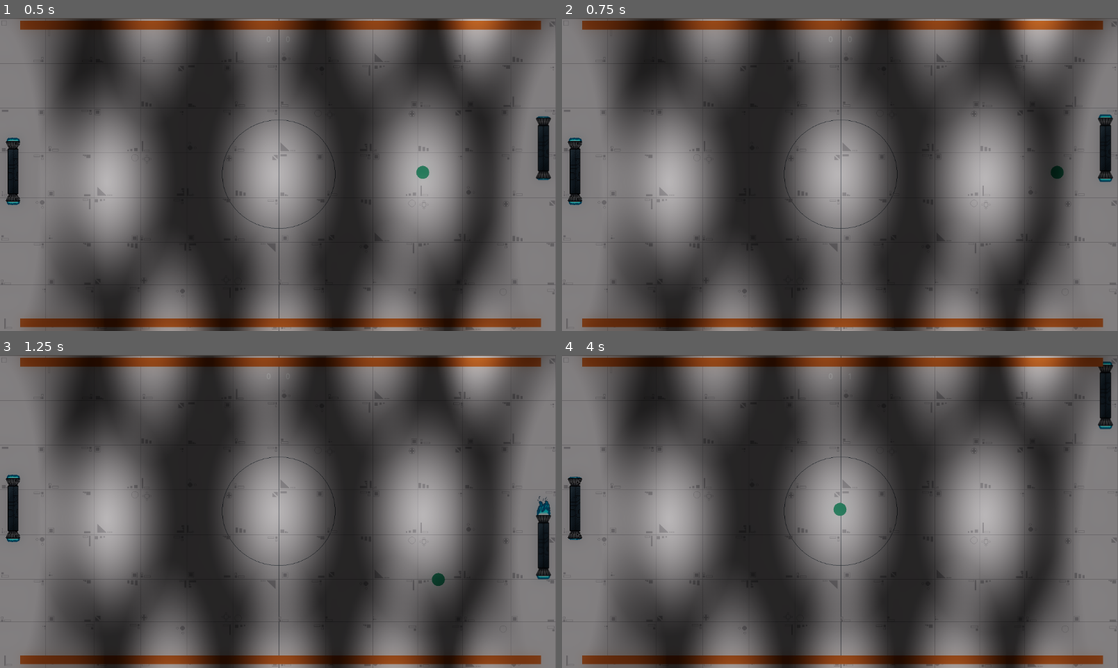
Above: before the commit, frames 1-4 (two rows, left to right).
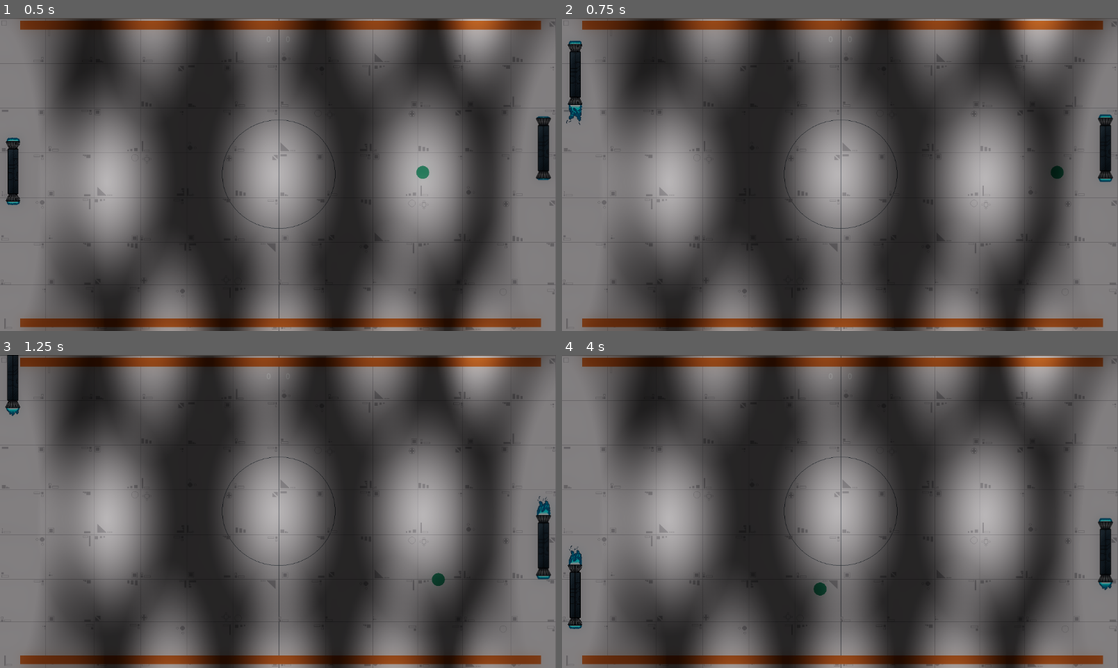
Above: after the commit, the same moments.

Repository: PestoxGames/pong_clone
Game: Godot game, scene res://Scenes/Level/main.tscn
Same seed, same stepped clock (60 frames per second), same inputs: the game is played once before the commit and once after it.
Inputs:
- Up to frame 1 (0.5 s): no input
- Up to frame 2 (0.75 s): hold W (up) from 0.53 s (still down)
- Up to frame 3 (1.25 s): keep holding W (up)
- Up to frame 4 (4 s): release W (up) at 1.28 s; hold S (down) 1.28-2.03 s; hold W (up) 2.03-3.53 s; hold S (down) from 3.53 s (still down)

Frame 1 is identical in both runs. In frame 2, 1.0% of the frame differs, in the area x 0-4%, y 7-60%; in frame 3, 0.9%; in frame 4, 2.1%, in the area x 1-100%, y 2-88%.
Error before the commit: Parse Error: Expected indented block after "if" block. (res://Scenes/Paddle/paddle.gd:24)

Commit message:
Fix indentation

Diff:
--- a/Scenes/Paddle/paddle.gd
+++ b/Scenes/Paddle/paddle.gd
@@ -22,11 +22,11 @@
 		velocity.y += 1
 
 	if velocity.y > 0:
-	animated_sprite_2d.play("move_down")
+		animated_sprite_2d.play("move_down")
 	if velocity.y < 0:
-	animated_sprite_2d.play("move_up")
+		animated_sprite_2d.play("move_up")
 	if velocity.y == 0:
-	animated_sprite_2d.play("idle")
+		animated_sprite_2d.play("idle")
 
 	if velocity.length() > 0:
 		var _clamp_max = Vector2(screen_size.x, screen_size.y - 50)
--- a/Scenes/Paddle/paddle.tscn
+++ b/Scenes/Paddle/paddle.tscn
@@ -105,6 +105,9 @@
 "speed": 15.0
 }]
 
+[sub_resource type="RectangleShape2D" id="RectangleShape2D_oohyx"]
+size = Vector2(20, 93)
+
 [node name="Paddle" type="CharacterBody2D"]
 script = ExtResource("1_mr7qi")
 
@@ -114,3 +117,7 @@
 animation = &"idle"
 autoplay = "idle"
 frame_progress = 0.47713
+
+[node name="CollisionShape2D" type="CollisionShape2D" parent="."]
+position = Vector2(0, -2.5)
+shape = SubResource("RectangleShape2D_oohyx")
Not shown: 1 places in Scenes/Paddle/paddle.tscn that only renumber resources
